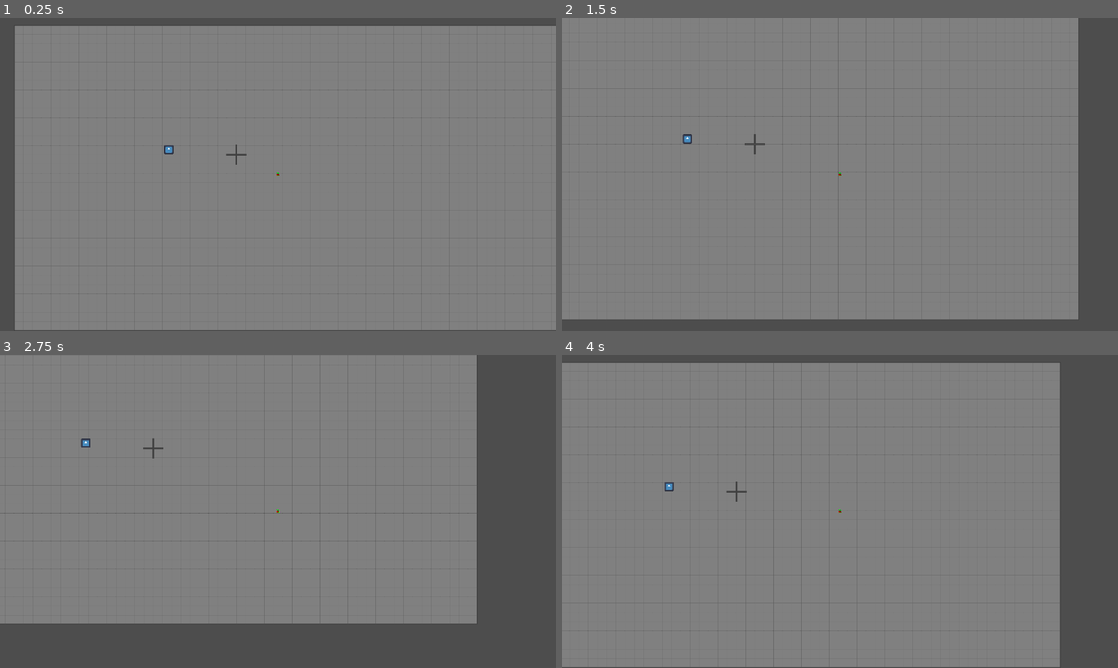
Above: before the commit, frames 1-4 (two rows, left to right).
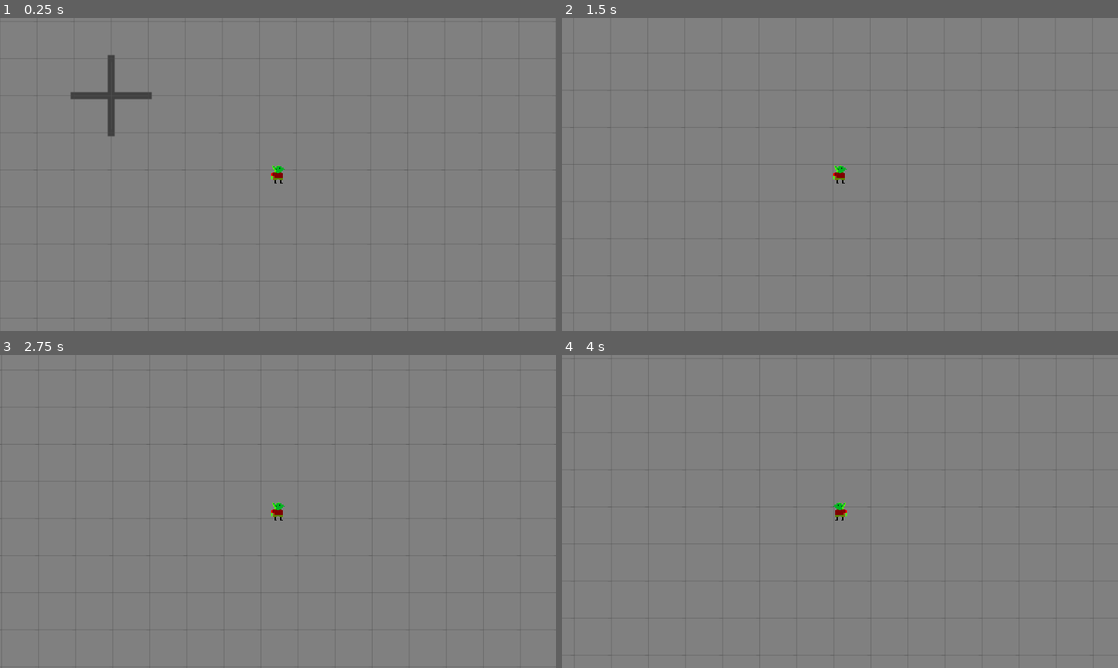
Above: after the commit, the same moments.

Repository: nporposoft/loot-goblin
Game: Godot game, scene res://test_dungeon.tscn
The game is run twice, just before and just after one commit, with the same random seed, the same clock (stepped at 60 frames per second) and the same inputs. The engine's default icon, where the game draws it, is replaced by a stand-in: a white triangle on a blue panel in a dark square.
Inputs (mouse positions are in pixels of both pictures, inside the frame that each line leads up to):
- Up to frame 1 (0.25 s): no input
- Up to frame 2 (1.5 s): tap Enter at 0.5 s; move the mouse to (962, 158) at 0.52 s; hold D (move_right) 0.53-1.28 s; right-click (962, 158) at 0.6 s; move the mouse to (728, 190) at 1.27 s; hold S (move_down) from 1.28 s (still down); right-click (728, 190) at 1.35 s
- Up to frame 3 (2.75 s): move the mouse to (333, 442) at 2.02 s; release S (move_down) at 2.03 s; hold D (move_right) from 2.03 s (still down); right-click (333, 442) at 2.1 s
- Up to frame 4 (4 s): move the mouse to (812, 574) at 2.77 s; release D (move_right) at 2.78 s; hold W (move_up) 2.78-3.53 s; right-click (812, 574) at 2.85 s; move the mouse to (1006, 558) at 3.52 s; hold A (move_left) from 3.53 s (still down); right-click (1006, 558) at 3.6 s

The runs differ from the first frame. In frame 1, 6.2% of the frame differs, in the area x 0-100%, y 0-100%; in frame 2, 11%; in frame 3, 27%; in frame 4, 13%.

Commit message:
spritesheet tweaks

Diff:
--- a/characters/Goblin.tscn
+++ b/characters/Goblin.tscn
@@ -89,7 +89,7 @@
 }],
 "loop": true,
 "name": &"run",
-"speed": 4.0
+"speed": 8.0
 }]
 
 [sub_resource type="CircleShape2D" id="CircleShape2D_bjga1"]
@@ -122,3 +122,4 @@
 shape = SubResource("CircleShape2D_7ybme")
 
 [node name="Camera2D" type="Camera2D" parent="."]
+zoom = Vector2(4, 4)
--- a/src/characters/character.gd
+++ b/src/characters/character.gd
@@ -5,7 +5,7 @@
 @export var move_speed: float = 200.0
 @export var held_item: ItemData = null
 
-@onready var _animated_sprite: AnimatedSprite2D = $Spritesheet
+@onready var _spritesheet: AnimatedSprite2D = $Spritesheet
 
 # Action is used by controllers to interact with characters.
 # Specifically -- player controller can pass to the player character,
@@ -34,9 +34,13 @@
 func _process_movement(move_input: Vector2) -> void:
 	velocity = move_input.normalized() * move_speed
 	if is_zero_approx(velocity.length()):
-		_animated_sprite.play("idle")
+		_spritesheet.play("idle")
 	else:
-		_animated_sprite.play("run")
+		if velocity.x < 0:
+			_spritesheet.set_flip_h(true)
+		if velocity.x > 0:
+			_spritesheet.set_flip_h(false)
+		_spritesheet.play("run")
 
 
 func _process_aiming(_aim_direction: Vector2) -> void:
